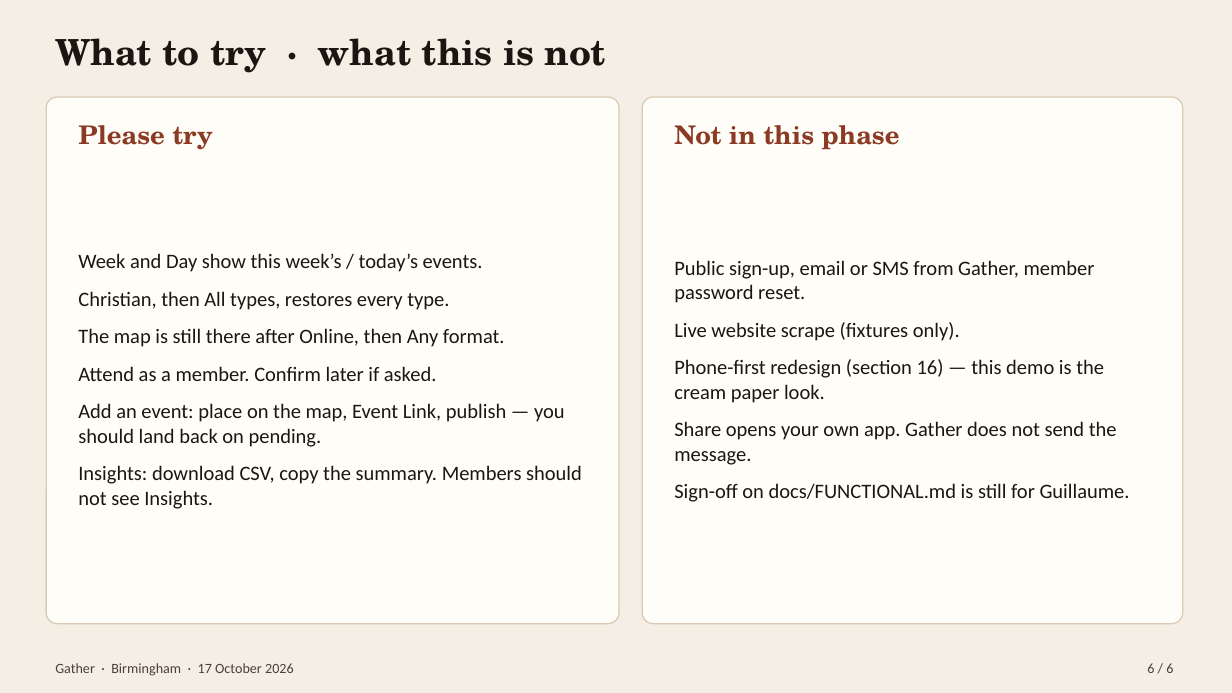
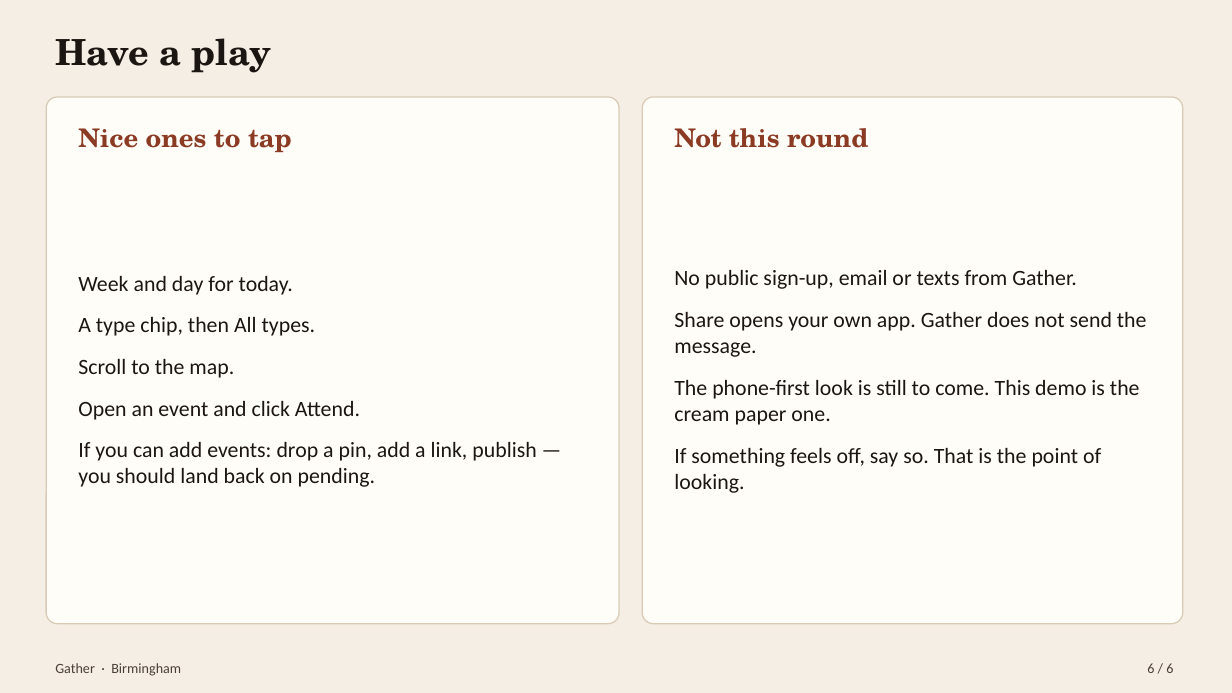
Before and after one commit to ai-xps/comms_events_v1, a slide deck: slide 6 of docs/presentation/Gather-tester-guide.pptx. Drawn at 1232x693 pixels with LibreOffice and Linux fonts; fonts in the diff are those of the drawing. Boxes give left, top, right and bottom in pixels: in the first picture for what was removed or moved away, otherwise in the second. Text is boxed around its words. In the diff, an @@ line names an element or a change of style, - is before the commit and + after.

```diff
--- a/docs/presentation/Gather-tester-guide.pptx
+++ b/docs/presentation/Gather-tester-guide.pptx
@@ text at [55, 38, 271, 73]: text changed @@
-What to try · what this is not
+Have a play
@@ text at [78, 128, 292, 152]: text changed @@
-Please try
+Nice ones to tap
@@ text at [674, 128, 868, 148]: text changed @@
-Not in this phase
+Not this round
@@ text at [78, 276, 536, 487]: text changed; size 16 to 17 pt @@
-Week and Day show this week’s / today’s events.
-Christian, then All types, restores every type.
-The map is still there after Online, then Any format.
-Attend as a member. Confirm later if asked.
-Add an event: place on the map, Event Link, publish — you should land back on pending.
-Insights: download CSV, copy the summary. Members should not see Insights.
+Week and day for today.
+A type chip, then All types.
+Scroll to the map.
+Open an event and click Attend.
+If you can add events: drop a pin, add a link, publish — you should land back on pending.
@@ text at [674, 270, 1077, 289]: text changed; size 16 to 17 pt @@
-Public sign-up, email or SMS from Gather, member password reset.
-Live website scrape (fixtures only).
-Phone-first redesign (section 16) — this demo is the cream paper look.
+No public sign-up, email or texts from Gather.
@@ text at [674, 312, 1147, 357]: size 16 to 17 pt in "Share opens your own app. Gather does ..."; more space between paragraphs @@
@@ text at [674, 380, 1140, 493]: text changed; size 16 to 17 pt @@
-Sign-off on docs/FUNCTIONAL.md is still for Guillaume.
+The phone-first look is still to come. This demo is the cream paper one.
+If something feels off, say so. That is the point of looking.
@@ text at [55, 663, 181, 676]: text changed @@
-Gather · Birmingham · 17 October 2026
+Gather · Birmingham
```
Also in this commit, not shown: 4 other slides changed, 1 slide added, 1 slide removed, 7 other files.
